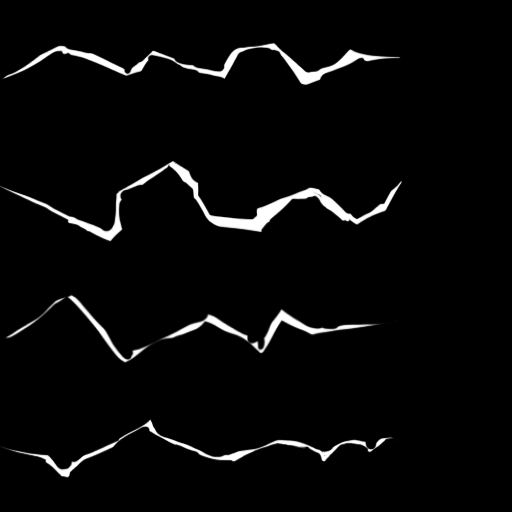
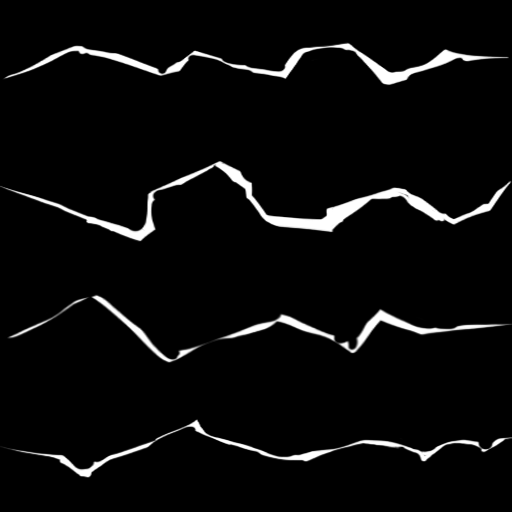
Comparing the layer stacks of the two 512px x 512px images. Changes:
painted on "Layer 1" over 1, 42, 512, 478
removed layer "Layer 2" over 1, 42, 512, 478
